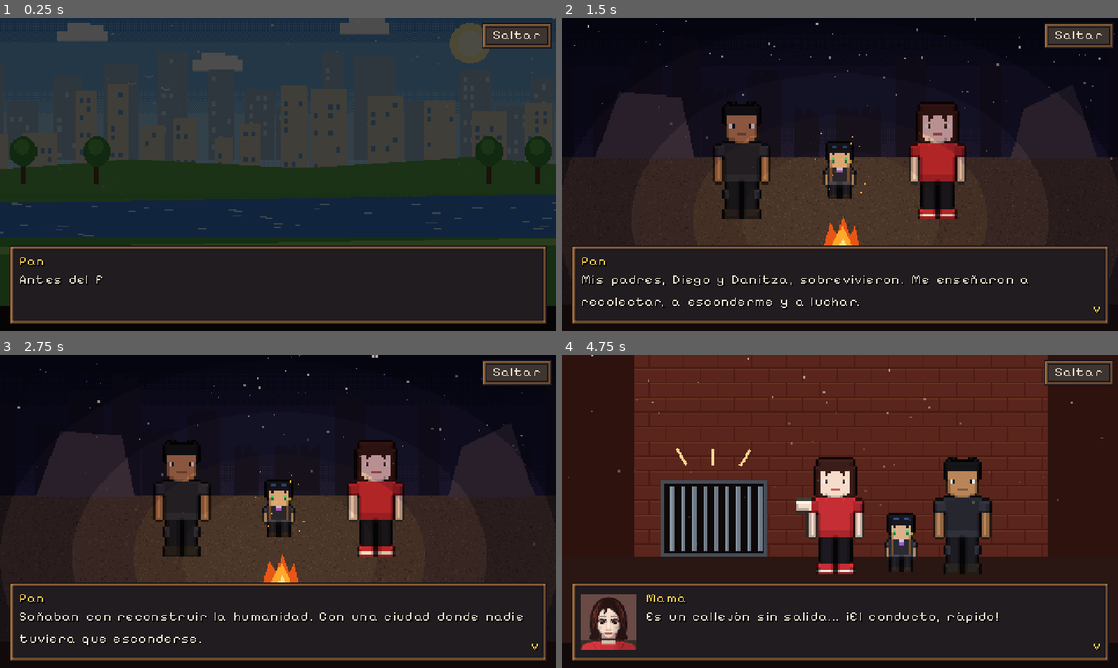
Above: before the commit, frames 1-4 (two rows, left to right).
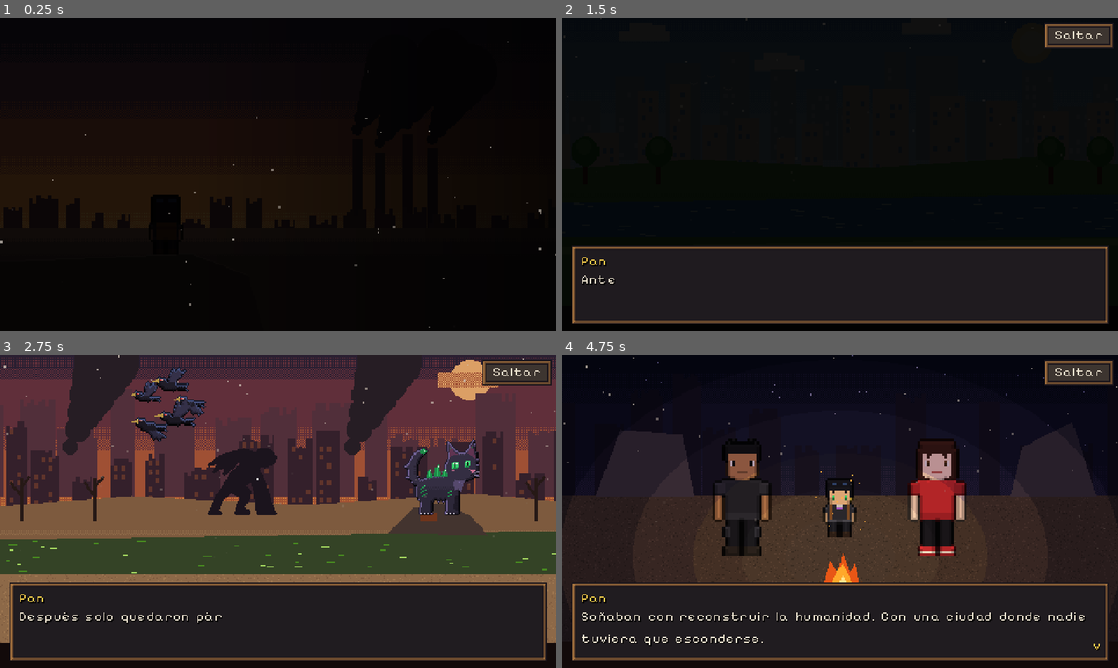
Above: after the commit, the same moments.

Repository: Darg6/Pan
Game: Godot game, scene res://escenas/menu.tscn
Same seed, same stepped clock (60 frames per second), same inputs: the game is played once before the commit and once after it. Before the commit the project starts from res://escenas/intro.tscn. The engine's default icon, where the game draws it, is replaced by a stand-in: a white triangle on a blue panel in a dark square.
Inputs (mouse positions are in pixels of both pictures, inside the frame that each line leads up to):
- Up to frame 1 (0.25 s): no input
- Up to frame 2 (1.5 s): tap Enter (ui_accept) at 0.5, 0.77 s; move the mouse to (962, 158) at 0.52 s; hold D (mover_derecha) 0.53-1.25 s; hold E (interactuar) 0.53-1.25 s; click (962, 158) at 0.67 s; drag from (728, 190) to (812, 237) at 1.27 s
- Up to frame 3 (2.75 s): move the mouse to (333, 442) at 2.02 s; hold D (mover_derecha) from 2.03 s (still down); hold E (interactuar) from 2.03 s (still down); click (333, 442) at 2.17 s
- Up to frame 4 (4.75 s): release D (mover_derecha) at 2.75 s; release E (interactuar) at 2.75 s; drag from (812, 574) to (673, 464) at 2.77 s; move the mouse to (1006, 558) at 3.52 s; hold A (mover_izquierda) 3.53-4.25 s; hold E (interactuar) 3.53-4.25 s; click (1006, 558) at 3.67 s; tap Enter (ui_accept) at 3.77 s; drag from (673, 464) to (756, 433) at 4.27 s

The runs differ from the first frame. In frame 1, 96% of the frame differs, in the area x 0-100%, y 0-99%; in frame 2, 36%; in frame 3, 60%; in frame 4, 61%.

Commit message:
Menú principal y partida guardada (Continuar / Nueva partida)
- El juego abre en un menú tranquilo: Pan en el acantilado, ceniza y
  fundidos suaves. "Continuar" solo aparece si hay partida guardada y
  muestra lugar, cartas, monedas y tiempo jugado. "Nueva partida" pide
  confirmación antes de borrar la partida anterior.
- Guardado en user://partida.json (con respaldo): se guarda solo al entrar
  a cada lugar, al dormir y al minimizar o cerrar el juego; también con el
  botón Guardar de la Mochila. Botón "Menú principal" en la Mochila.
- El nombre del juego queda en NOMBRE_JUEGO y SUBTITULO_JUEGO (juego.gd).

Co-Authored-By: Claude Opus 5.5 <noreply@anthropic.com>
Claude-Session: https://claude.ai/code/session_015aRzpBWUr9Mgv2SkqPpeP2

Diff:
--- /dev/null
+++ b/escenas/menu.tscn
@@ -0,0 +1,12 @@
+[gd_scene load_steps=2 format=3]
+
+[ext_resource type="Script" path="res://scripts/menu.gd" id="1_menu"]
+
+[node name="Menu" type="Control"]
+layout_mode = 3
+anchors_preset = 15
+anchor_right = 1.0
+anchor_bottom = 1.0
+grow_horizontal = 2
+grow_vertical = 2
+script = ExtResource("1_menu")
--- a/project.godot
+++ b/project.godot
@@ -11,7 +11,7 @@
 [application]
 
 config/name="Pan"
-run/main_scene="res://escenas/intro.tscn"
+run/main_scene="res://escenas/menu.tscn"
 config/features=PackedStringArray("4.3", "GL Compatibility")
 config/icon="res://icon.svg"
 
--- a/scripts/historia.gd
+++ b/scripts/historia.gd
@@ -356,6 +356,7 @@
 	await mapa.get_tree().create_timer(0.6).timeout
 	await mapa.hud.fundido(false, 0.6)
 	await decir(id_dialogo)
+	Juego.guardar_pronto = true
 
 
 
@@ -645,6 +646,7 @@
 	await mapa.hud.fundido(false, 0.6)
 	await decir("bastion_libre")
 	poner_mision("Bastión es libre. Próximo destino: El Sumidero (llegará en una próxima versión).")
+	Juego.guardar_pronto = true
 
 
 func _armar_multitud(centro: Vector2) -> Array:
--- a/scripts/juego.gd
+++ b/scripts/juego.gd
@@ -10,6 +10,16 @@
 
 ## Pon esto en true para saltarte el prólogo mientras pruebas (empiezas en la superficie con un Gato).
 const SALTAR_PROLOGO := false
+
+## EL NOMBRE DEL JUEGO: cámbialo aquí y se actualiza en el menú principal y en la pantalla de título.
+const NOMBRE_JUEGO := "PAN"
+const SUBTITULO_JUEGO := "Las Seis Ciudades"   # provisional
+
+## Partida guardada (en Android y en el navegador también funciona: user:// es la memoria del juego)
+const RUTA_GUARDADO := "user://partida.json"
+const RUTA_RESPALDO := "user://partida_respaldo.json"
+const VERSION_GUARDADO := 1
+const MENU := "res://escenas/menu.tscn"
 
 ## Objetos de la mochila. "precio" es lo que cuesta en las tiendas de las ciudades (0 = no se vende)
 ## y "max" es cuánto cabe en los bolsillos de la mochila (Regla B del GDD: la mochila tiene límite).
@@ -70,6 +80,8 @@
 var resultado_combate := {}      # lo que pasó en el último combate (para la historia)
 var mensajes_pendientes: Array = []
 var cambiando_escena := false     # true mientras se carga otra escena
+var tiempo_jugado := 0.0          # segundos de juego (se guarda con la partida)
+var guardar_pronto := false       # la historia pide guardar apenas termine el evento (ej. al dormir)
 
 
 ## Cambia de escena. Si algo falla, muestra el error en pantalla (nunca deja la pantalla en negro).
@@ -101,6 +113,9 @@
 
 
 func _process(delta: float) -> void:
+	var escena_actual := get_tree().current_scene
+	if escena_actual != null and escena_actual.scene_file_path != MENU:
+		tiempo_jugado += delta
 	# 1) ¿El cambio de escena terminó?
 	if _escena_pedida != "":
 		var actual := get_tree().current_scene
@@ -248,9 +263,7 @@
 		_autodiagnostico.call_deferred()
 	criaturas = _leer_json(RUTA_CRIATURAS).get("criaturas", {})
 	dialogos = _leer_json(RUTA_DIALOGOS)
-	var inicial: String = _leer_json(RUTA_CRIATURAS).get("carta_inicial", "")
-	if inicial != "":
-		agregar_carta(inicial)
+	nueva_partida()
 
 
 func _leer_json(ruta: String) -> Dictionary:
@@ -610,3 +623,169 @@
 func completar_mision(id: String) -> void:
 	if misiones.has(id):
 		misiones[id]["estado"] = "completa"
+
+
+
+# ---------------------------------------------------------------------------
+# Partida: empezar de cero, guardar y cargar
+# ---------------------------------------------------------------------------
+
+## Deja todo como al principio del juego (mochila vacía, sin banderas...).
+func nueva_partida() -> void:
+	mochila = []
+	objetos = { "carta_vinculo": 0, "granada_aturdidora": 0 }
+	monedas = 0
+	chatarra = 0
+	partes = {}
+	bonus_ataque = 0.0
+	misiones = {}
+	tormenta = false
+	tiempo_clima = 0.0
+	flags = {}
+	mision = ""
+	entrada = ""
+	posicion_pan = null
+	mapa_actual = ""
+	lugar_descanso = { "mapa": "res://escenas/mapas/refugio_cero.tscn", "entrada": "Cama" }
+	pasos_sin_encuentro = 0
+	encuentro = {}
+	resultado_combate = {}
+	mensajes_pendientes = []
+	tiempo_jugado = 0.0
+	guardar_pronto = false
+	var inicial: String = _leer_json(RUTA_CRIATURAS).get("carta_inicial", "")
+	if inicial != "":
+		agregar_carta(inicial)
+
+
+func hay_partida_guardada() -> bool:
+	return not _leer_guardado(RUTA_GUARDADO).is_empty() or not _leer_guardado(RUTA_RESPALDO).is_empty()
+
+
+func borrar_partida() -> void:
+	for ruta in [RUTA_GUARDADO, RUTA_RESPALDO]:
+		if FileAccess.file_exists(ruta):
+			DirAccess.remove_absolute(ProjectSettings.globalize_path(ruta))
+
+
+## Guarda la partida. Solo funciona en un mapa y cuando no está pasando ningún evento.
+## Devuelve true si se guardó.
+func guardar() -> bool:
+	var escena := get_tree().current_scene
+	if cambiando_escena or escena == null or not escena.has_method("puede_guardar") or not escena.puede_guardar():
+		return false
+	var pos: Vector2 = escena.pan.global_position
+	var datos := {
+		"version": VERSION_GUARDADO,
+		"fecha": Time.get_datetime_string_from_system(false, true),
+		"tiempo_jugado": tiempo_jugado,
+		"mapa": escena.scene_file_path,
+		"nombre_mapa": escena.nombre_mapa,
+		"posicion": [pos.x, pos.y],
+		"mochila": mochila,
+		"objetos": objetos,
+		"monedas": monedas,
+		"chatarra": chatarra,
+		"partes": partes,
+		"bonus_ataque": bonus_ataque,
+		"misiones": misiones,
+		"flags": flags,
+		"mision": mision,
+		"lugar_descanso": lugar_descanso,
+		"tormenta": tormenta,
+		"tiempo_clima": tiempo_clima,
+		"pasos_sin_encuentro": pasos_sin_encuentro,
+	}
+	# La partida anterior queda de respaldo, por si el guardado nuevo se corta a la mitad.
+	var anterior := FileAccess.get_file_as_string(RUTA_GUARDADO) if FileAccess.file_exists(RUTA_GUARDADO) else ""
+	if anterior != "":
+		_escribir(RUTA_RESPALDO, anterior)
+	return _escribir(RUTA_GUARDADO, JSON.stringify(datos, "\t"))
+
+
+func _escribir(ruta: String, texto: String) -> bool:
+	var archivo := FileAccess.open(ruta, FileAccess.WRITE)
+	if archivo == null:
+		push_warning("No se pudo guardar en %s (error %d)" % [ruta, FileAccess.get_open_error()])
+		return false
+	archivo.store_string(texto)
+	archivo.close()
+	return true
+
+
+func _leer_guardado(ruta: String) -> Dictionary:
+	if not FileAccess.file_exists(ruta):
+		return {}
+	var datos = JSON.parse_string(FileAccess.get_file_as_string(ruta))
+	if typeof(datos) != TYPE_DICTIONARY or not datos.has("mapa") or not datos.has("mochila"):
+		return {}
+	return datos
+
+
+## Lo que muestra el menú en "Continuar": lugar, cartas, monedas y tiempo jugado.
+func resumen_partida() -> Dictionary:
+	var datos := _leer_guardado(RUTA_GUARDADO)
+	if datos.is_empty():
+		datos = _leer_guardado(RUTA_RESPALDO)
+	if datos.is_empty():
+		return {}
+	var lugares := { "refugio_cero": "Refugio Cero", "superficie": "La Superficie", "bastion_oxido": "Bastión de Óxido" }
+	var nombre: String = datos.get("nombre_mapa", "")
+	var minutos := int(float(datos.get("tiempo_jugado", 0.0)) / 60.0)
+	return {
+		"lugar": lugares.get(nombre, nombre.capitalize()),
+		"cartas": (datos["mochila"] as Array).size(),
+		"monedas": int(datos.get("monedas", 0)),
+		"tiempo": "%d h %02d min" % [minutos / 60, minutos % 60] if minutos >= 60 else "%d min" % minutos,
+	}
+
+
+## Carga la partida guardada y lleva a Pan al lugar donde guardó.
+func cargar() -> bool:
+	var datos := _leer_guardado(RUTA_GUARDADO)
+	if datos.is_empty():
+		datos = _leer_guardado(RUTA_RESPALDO)
+	if datos.is_empty():
+		return false
+	nueva_partida()
+	mochila = []
+	for c in datos["mochila"]:
+		if c is Dictionary and criaturas.has(c.get("id", "")):
+			mochila.append({ "id": c["id"], "cantidad": maxi(1, int(c.get("cantidad", 1))), "hp": int(c.get("hp", 0)) })
+	objetos = { "carta_vinculo": 0, "granada_aturdidora": 0 }
+	var guardados: Dictionary = datos.get("objetos", {})
+	for id in guardados:
+		objetos[id] = int(guardados[id])
+	monedas = int(datos.get("monedas", 0))
+	chatarra = int(datos.get("chatarra", 0))
+	partes = {}
+	var p: Dictionary = datos.get("partes", {})
+	for id in p:
+		partes[id] = int(p[id])
+	bonus_ataque = float(datos.get("bonus_ataque", 0.0))
+	misiones = datos.get("misiones", {})
+	flags = datos.get("flags", {})
+	mision = str(datos.get("mision", ""))
+	var descanso = datos.get("lugar_descanso", {})
+	if descanso is Dictionary and ResourceLoader.exists(str(descanso.get("mapa", ""))):
+		lugar_descanso = descanso
+	tormenta = bool(datos.get("tormenta", false))
+	tiempo_clima = float(datos.get("tiempo_clima", 0.0))
+	pasos_sin_encuentro = int(datos.get("pasos_sin_encuentro", 0))
+	tiempo_jugado = float(datos.get("tiempo_jugado", 0.0))
+	var ruta: String = datos.get("mapa", "")
+	var pos = datos.get("posicion", null)
+	if ResourceLoader.exists(ruta) and pos is Array and pos.size() == 2:
+		entrada = ""
+		posicion_pan = Vector2(float(pos[0]), float(pos[1]))
+		cambiar_escena(ruta)
+	else:   # el mapa ya no existe: aparece donde descansó por última vez
+		ir_a_mapa(lugar_descanso["mapa"], lugar_descanso["entrada"])
+	return true
+
+
+## Si cierras o minimizas el juego en medio de la exploración, se guarda solo.
+func _notification(what: int) -> void:
+	if what in [NOTIFICATION_APPLICATION_PAUSED, NOTIFICATION_APPLICATION_FOCUS_OUT, NOTIFICATION_WM_CLOSE_REQUEST]:
+		if is_inside_tree():
+			guardar()
--- a/scripts/mapa.gd
+++ b/scripts/mapa.gd
@@ -83,6 +83,7 @@
 	hud.transicion.color.a = 1.0
 	await hud.fundido(false, 0.5)
 	await correr(Historia.al_entrar_mapa.bind(self))
+	Juego.guardar()   # guardado automático al llegar a cada lugar
 	for m in Juego.mensajes_pendientes:
 		hud.mostrar_aviso(m)
 	Juego.mensajes_pendientes.clear()
@@ -101,6 +102,15 @@
 	pan.puede_moverse = true
 	hud.set_controles(true)
 	refrescar()
+	if Juego.guardar_pronto:   # ej. después de dormir
+		Juego.guardar_pronto = false
+		if Juego.guardar():
+			hud.mostrar_aviso("Partida guardada")
+
+
+## ¿Se puede guardar ahora? (no en medio de un diálogo, un evento o un cambio de mapa)
+func puede_guardar() -> bool:
+	return is_inside_tree() and not ocupado and not Juego.cambiando_escena and nombre_mapa != ""
 
 
 # ---------------------------------------------------------------------------
--- /dev/null
+++ b/scripts/menu.gd
@@ -0,0 +1,249 @@
+extends Control
+## MENÚ PRINCIPAL: lo primero que se ve al abrir el juego.
+## - Continuar: aparece solo si hay una partida guardada (sigue donde la dejaste).
+## - Nueva partida: empieza desde la intro (si ya había partida, pregunta antes de borrarla).
+## El nombre del juego se cambia en scripts/juego.gd (NOMBRE_JUEGO y SUBTITULO_JUEGO).
+## Todo se arma por código para que sea fácil de leer y cambiar.
+
+const INTRO := "res://escenas/intro.tscn"
+const IMAGEN := "res://arte/cinematica/04_acantilado.png"
+
+var _imagen: TextureRect
+var _titulo: Label
+var _subtitulo: Label
+var _botones: VBoxContainer
+var _info: Label
+var _confirmar: PanelContainer
+var _transicion: ColorRect
+var _eligiendo := false
+
+
+func _ready() -> void:
+	Juego.cambiando_escena = false
+	Sonido.musica("recuerdo")
+	Sonido.ambiente("viento")
+	_armar_fondo()
+	_armar_titulo()
+	_armar_botones()
+	_armar_confirmacion()
+	_transicion = ColorRect.new()
+	_transicion.color = Color.BLACK
+	_transicion.mouse_filter = Control.MOUSE_FILTER_IGNORE
+	_transicion.set_anchors_preset(Control.PRESET_FULL_RECT)
+	_transicion.add_to_group("fundido")
+	add_child(_transicion)
+	_aparecer()
+
+
+# ---------------------------------------------------------------------------
+# Fondo: Pan en el acantilado, ceniza cayendo y un acercamiento muy lento
+# ---------------------------------------------------------------------------
+func _armar_fondo() -> void:
+	var fondo := ColorRect.new()
+	fondo.color = Color(0.1, 0.08, 0.12)
+	fondo.set_anchors_preset(Control.PRESET_FULL_RECT)
+	add_child(fondo)
+	_imagen = TextureRect.new()
+	_imagen.texture = Juego.textura(IMAGEN)
+	_imagen.set_anchors_preset(Control.PRESET_FULL_RECT)
+	_imagen.expand_mode = TextureRect.EXPAND_IGNORE_SIZE
+	_imagen.stretch_mode = TextureRect.STRETCH_KEEP_ASPECT_COVERED
+	_imagen.texture_filter = CanvasItem.TEXTURE_FILTER_NEAREST
+	add_child(_imagen)
+	# Sombra a la derecha para que los botones se lean bien
+	var sombra := TextureRect.new()
+	var grad := Gradient.new()
+	grad.set_color(0, Color(0.06, 0.04, 0.06, 0.0))
+	grad.set_color(1, Color(0.06, 0.04, 0.06, 0.75))
+	var tex := GradientTexture2D.new()
+	tex.gradient = grad
+	tex.fill_from = Vector2(0.35, 0)
+	tex.fill_to = Vector2(1, 0)
+	sombra.texture = tex
+	sombra.set_anchors_preset(Control.PRESET_FULL_RECT)
+	sombra.expand_mode = TextureRect.EXPAND_IGNORE_SIZE
+	sombra.stretch_mode = TextureRect.STRETCH_SCALE
+	sombra.mouse_filter = Control.MOUSE_FILTER_IGNORE
+	add_child(sombra)
+	var ceniza := Ambiente.ceniza(get_viewport_rect().size)
+	ceniza.position = get_viewport_rect().size / 2.0
+	add_child(ceniza)
+
+
+func _armar_titulo() -> void:
+	var caja := VBoxContainer.new()
+	caja.set_anchors_preset(Control.PRESET_TOP_WIDE)
+	caja.offset_top = 14
+	caja.add_theme_constant_override("separation", 0)
+	add_child(caja)
+	_titulo = Label.new()
+	_titulo.text = Juego.NOMBRE_JUEGO
+	_titulo.theme_type_variation = &"TituloGrande"
+	_titulo.horizontal_alignment = HORIZONTAL_ALIGNMENT_CENTER
+	caja.add_child(_titulo)
+	_subtitulo = Label.new()
+	_subtitulo.text = Juego.SUBTITULO_JUEGO
+	_subtitulo.theme_type_variation = &"NombreDialogo"
+	_subtitulo.horizontal_alignment = HORIZONTAL_ALIGNMENT_CENTER
+	_subtitulo.add_theme_color_override("font_outline_color", Color(0.1, 0.06, 0.05))
+	_subtitulo.add_theme_constant_override("outline_size", 4)
+	caja.add_child(_subtitulo)
+
+
+# ---------------------------------------------------------------------------
+# Botones
+# ---------------------------------------------------------------------------
+func _armar_botones() -> void:
+	var columna := VBoxContainer.new()
+	columna.set_anchors_preset(Control.PRESET_BOTTOM_RIGHT)
+	columna.offset_left = -172
+	columna.offset_right = -18
+	columna.offset_top = -132
+	columna.offset_bottom = -16
+	columna.grow_horizontal = Control.GROW_DIRECTION_BEGIN
+	columna.grow_vertical = Control.GROW_DIRECTION_BEGIN
+	columna.alignment = BoxContainer.ALIGNMENT_END
+	columna.add_theme_constant_override("separation", 6)
+	add_child(columna)
+	_botones = columna
+
+	var resumen := Juego.resumen_partida()
+	if not resumen.is_empty():
+		_boton("Continuar", _continuar)
+		_info = Label.new()
+		_info.theme_type_variation = &"TextoChico"
+		_info.horizontal_alignment = HORIZONTAL_ALIGNMENT_CENTER
+		_info.text = "%s\n%d cartas · %d monedas · %s" % [resumen["lugar"], resumen["cartas"], resumen["monedas"], resumen["tiempo"]]
+		_info.add_theme_color_override("font_color", Color(0.85, 0.8, 0.72))
+		_info.add_theme_color_override("font_outline_color", Color(0.08, 0.05, 0.05))
+		_info.add_theme_constant_override("outline_size", 3)
+		_info.autowrap_mode = TextServer.AUTOWRAP_WORD_SMART
+		columna.add_child(_info)
+	_boton("Nueva partida", _pedir_nueva_partida)
+	# En computadora se puede cerrar el juego desde aquí (en el celular y la web no hace falta).
+	if not OS.has_feature("web") and not OS.has_feature("mobile"):
+		_boton("Salir", get_tree().quit)
+	(columna.get_child(0) as Control).grab_focus.call_deferred()
+
+
+func _boton(texto: String, accion: Callable) -> Button:
+	var b := Button.new()
+	b.text = texto
+	b.custom_minimum_size = Vector2(0, 26)
+	var foco := StyleBoxFlat.new()   # marco dorado al elegir con teclado o control
+	foco.draw_center = false
+	foco.set_border_width_all(1)
+	foco.border_color = Color(1, 0.82, 0.3)
+	foco.set_corner_radius_all(2)
+	b.add_theme_stylebox_override("focus", foco)
+	b.pressed.connect(Sonido.efecto.bind("boton"))
+	b.pressed.connect(accion)
+	_botones.add_child(b)
+	return b
+
+
+func _armar_confirmacion() -> void:
+	_confirmar = PanelContainer.new()
+	_confirmar.visible = false
+	_confirmar.set_anchors_preset(Control.PRESET_CENTER)
+	_confirmar.offset_left = -150
+	_confirmar.offset_right = 150
+	_confirmar.offset_top = -48
+	_confirmar.offset_bottom = 48
+	_confirmar.grow_horizontal = Control.GROW_DIRECTION_BOTH
+	_confirmar.grow_vertical = Control.GROW_DIRECTION_BOTH
+	add_child(_confirmar)
+	var caja := VBoxContainer.new()
+	caja.add_theme_constant_override("separation", 8)
+	_confirmar.add_child(caja)
+	var texto := Label.new()
+	texto.text = "¿Empezar una partida nueva?\nSe borrará tu partida guardada."
+	texto.horizontal_alignment = HORIZONTAL_ALIGNMENT_CENTER
+	texto.autowrap_mode = TextServer.AUTOWRAP_WORD_SMART
+	caja.add_child(texto)
+	var fila := HBoxContainer.new()
+	fila.add_theme_constant_override("separation", 8)
+	caja.add_child(fila)
+	for d in [["Sí, empezar", _nueva_partida], ["No", _cancelar_nueva]]:
+		var b := Button.new()
+		b.text = d[0]
+		b.custom_minimum_size = Vector2(0, 24)
+		b.size_flags_horizontal = Control.SIZE_EXPAND_FILL
+		b.pressed.connect(Sonido.efecto.bind("boton"))
+		b.pressed.connect(d[1])
+		fila.add_child(b)
+
+
+# ---------------------------------------------------------------------------
+# Animación de entrada: todo aparece suave (nada de golpes de golpe)
+# ---------------------------------------------------------------------------
+func _aparecer() -> void:
+	_titulo.modulate.a = 0.0
+	_subtitulo.modulate.a = 0.0
+	_botones.modulate.a = 0.0
+	_imagen.pivot_offset = get_viewport_rect().size / 2.0
+	_imagen.scale = Vector2(1.08, 1.08)
+	var t := create_tween().set_parallel()
+	t.tween_property(_transicion, "color:a", 0.0, 1.6)
+	t.tween_property(_imagen, "scale", Vector2.ONE, 6.0).set_trans(Tween.TRANS_SINE).set_ease(Tween.EASE_OUT)
+	t.tween_property(_titulo, "modulate:a", 1.0, 1.4).set_delay(1.0)
+	t.tween_property(_subtitulo, "modulate:a", 1.0, 1.2).set_delay(1.8)
+	t.tween_property(_botones, "modulate:a", 1.0, 0.8).set_delay(2.4)
+	# Respiración lenta del fondo mientras esperas
+	await t.finished
+	if not is_inside_tree():
+		return
+	var r := create_tween().set_loops()
+	r.tween_property(_imagen, "scale", Vector2(1.04, 1.04), 9.0).set_trans(Tween.TRANS_SINE)
+	r.tween_property(_imagen, "scale", Vector2.ONE, 9.0).set_trans(Tween.TRANS_SINE)
+
+
+func _salir_a(accion: Callable) -> void:
+	if _eligiendo:
+		return
+	_eligiendo = true
+	var t := create_tween()
+	t.tween_property(_transicion, "color:a", 1.0, 0.8)
+	await t.finished
+	accion.call()
+
+
+# ---------------------------------------------------------------------------
+# Acciones
+# ---------------------------------------------------------------------------
+func _continuar() -> void:
+	_salir_a(_cargar_partida)
+
+
+func _cargar_partida() -> void:
+	if not Juego.cargar():
+		_eligiendo = false
+		_transicion.color.a = 0.0
+		if _info:
+			_info.text = "No se pudo leer la partida guardada."
+
+
+func _pedir_nueva_partida() -> void:
+	if Juego.hay_partida_guardada():
+		_botones.visible = false
+		_confirmar.visible = true
+		(_confirmar.get_child(0).get_child(1).get_child(1) as Control).grab_focus()   # "No" por defecto
+	else:
+		_nueva_partida()
+
+
+func _cancelar_nueva() -> void:
+	_confirmar.visible = false
+	_botones.visible = true
+	(_botones.get_child(0) as Control).grab_focus()
+
+
+func _nueva_partida() -> void:
+	_confirmar.visible = false
+	_salir_a(_empezar_de_cero)
+
+
+func _empezar_de_cero() -> void:
+	Juego.borrar_partida()
+	Juego.nueva_partida()
+	Juego.cambiar_escena(INTRO)
--- a/scripts/mochila_ui.gd
+++ b/scripts/mochila_ui.gd
@@ -36,12 +36,18 @@
 	_lista.add_theme_constant_override("separation", 4)
 	scroll.add_child(_lista)
 
-	var cerrar := Button.new()
-	cerrar.text = "Cerrar"
-	cerrar.custom_minimum_size = Vector2(0, 22)
-	cerrar.focus_mode = Control.FOCUS_NONE
-	cerrar.pressed.connect(cerrar_mochila)
-	caja.add_child(cerrar)
+	var abajo := HBoxContainer.new()
+	abajo.add_theme_constant_override("separation", 4)
+	caja.add_child(abajo)
+	for b in [["Guardar", _guardar], ["Menú principal", _ir_al_menu], ["Cerrar", cerrar_mochila]]:
+		var boton := Button.new()
+		boton.text = b[0]
+		boton.custom_minimum_size = Vector2(0, 22)
+		boton.size_flags_horizontal = Control.SIZE_EXPAND_FILL
+		boton.focus_mode = Control.FOCUS_NONE
+		boton.pressed.connect(b[1])
+		boton.pressed.connect(Sonido.efecto.bind("boton"))
+		abajo.add_child(boton)
 
 
 func abrir() -> void:
@@ -124,6 +130,27 @@
 			_texto(("[Hecha] " if m["estado"] == "completa" else "[  ] ") + m["titulo"])
 
 
+func _guardar() -> void:
+	_usando = ""
+	if Juego.guardar():
+		Sonido.efecto("objeto")
+		_refrescar("Partida guardada. Puedes seguir desde aquí con \"Continuar\" en el menú.")
+	else:
+		_refrescar("Ahora no se puede guardar. Termina lo que estás haciendo e inténtalo otra vez.")
+
+
+## Guarda y vuelve al menú principal.
+func _ir_al_menu() -> void:
+	Juego.guardar()
+	visible = false
+	var fundido: ColorRect = get_parent().get_node_or_null("Transicion")
+	if fundido:
+		var t := create_tween()
+		t.tween_property(fundido, "color:a", 1.0, 0.4)
+		await t.finished
+	Juego.cambiar_escena(Juego.MENU)
+
+
 func _elegir_objeto(id: String) -> void:
 	_usando = id
 	_refrescar()
--- a/scripts/titulo.gd
+++ b/scripts/titulo.gd
@@ -14,6 +14,7 @@
 	Juego.cambiando_escena = false
 	Sonido.musica("recuerdo")
 	Sonido.ambiente("viento" if true else "")
+	titulo.text = Juego.NOMBRE_JUEGO
 	titulo.modulate.a = 0.0
 	subtitulo.modulate.a = 0.0
 	imagen.pivot_offset = Vector2(150, 200)
